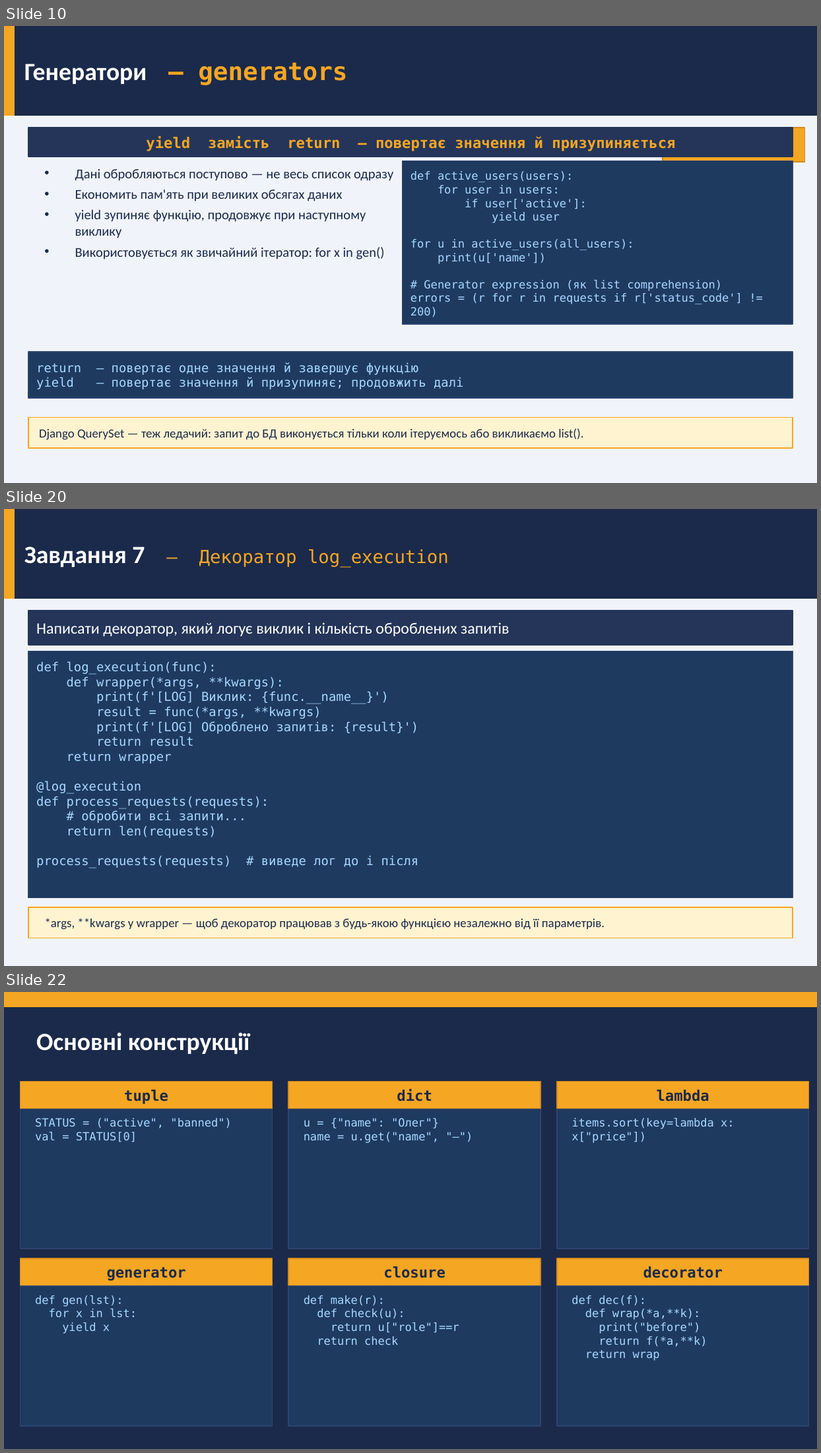
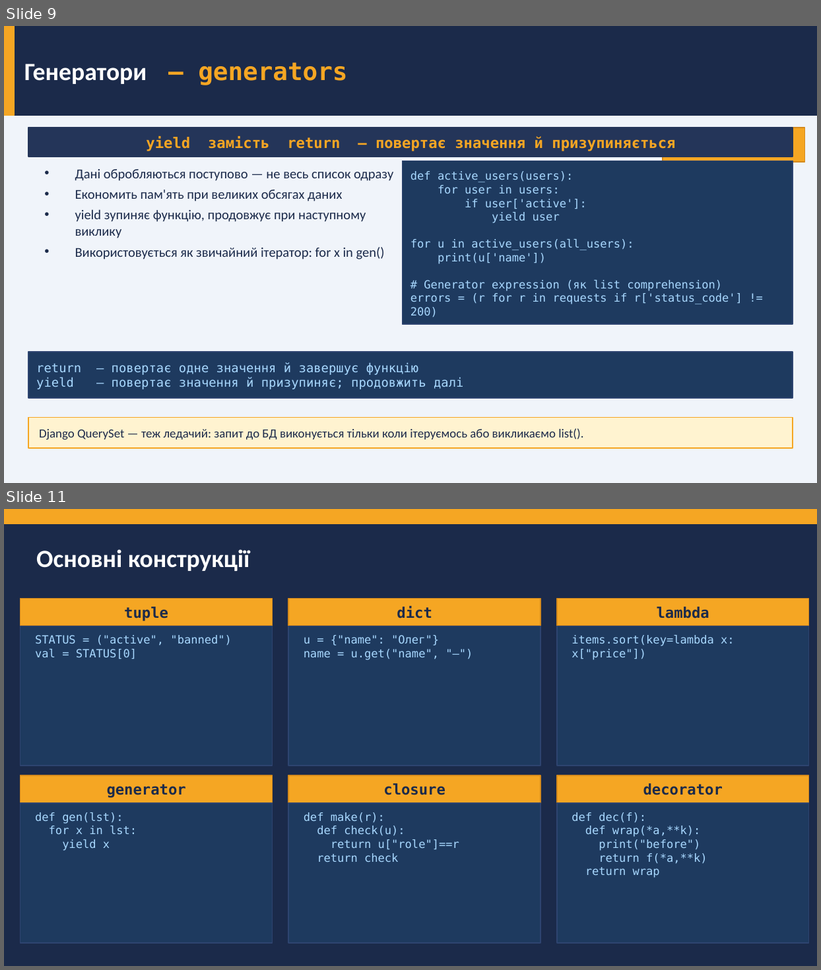
Before and after one commit to dmitriy-shtefan/python-back-2026, a slide deck: заняття_1/Заняття_1_Python_для_web_v2.pptx. Shown one above the other, each under a label of ours: slides 10, 20 and 22 before the commit, slides 9 and 11 after it; the slides between them are not shown. The pictures are 821x1453 and 821x970 pixels, drawn with LibreOffice and Linux fonts; fonts in the diff are those of the drawing. Boxes give left, top, right and bottom in pixels: in the first picture for what was removed or moved away, otherwise in the second. Text is boxed around its words. In the diff, an @@ line names an element or a change of style, - is before the commit and + after.

```diff
--- a/заняття_1/Заняття_1_Python_для_web_v2.pptx
+++ b/заняття_1/Заняття_1_Python_для_web_v2.pptx
@@ slide 20 removed at <box>4,509,817,966</box>, background #F0F4FA @@
@@ rectangle removed at <box>4,509,817,599</box> @@
@@ rectangle removed at <box>4,509,14,599</box> @@
@@ text removed at <box>24,547,449,567</box> @@
-Завдання 7 — Декоратор log_execution
@@ rectangle removed at <box>28,611,793,645</box> @@
@@ text removed at <box>36,623,509,636</box> @@
-Написати декоратор, який логує виклик і кількість оброблених запитів
@@ rectangle removed at <box>28,652,793,898</box> @@
@@ text removed at <box>36,661,419,869</box> @@
-def log_execution(func):
-def wrapper(*args, **kwargs):
-print(f'[LOG] Виклик: {func.__name__}')
-result = func(*args, **kwargs)
-print(f'[LOG] Оброблено запитів: {result}')
-return result
-return wrapper
-@log_execution
-def process_requests(requests):
-# обробити всі запити...
-return len(requests)
-process_requests(requests) # виведе лог до і після
@@ rectangle removed at <box>28,908,793,938</box> @@
@@ text removed at <box>45,918,605,930</box> @@
-*args, **kwargs у wrapper — щоб декоратор працював з будь-якою функцією незалежно від її параметрів.
@@ what was slide 10 is now slide 9 @@
@@ what was slide 22 is now slide 11 @@
```
Also in this commit, not shown: 2 slides changed, 10 other slides removed, 5 other files.
